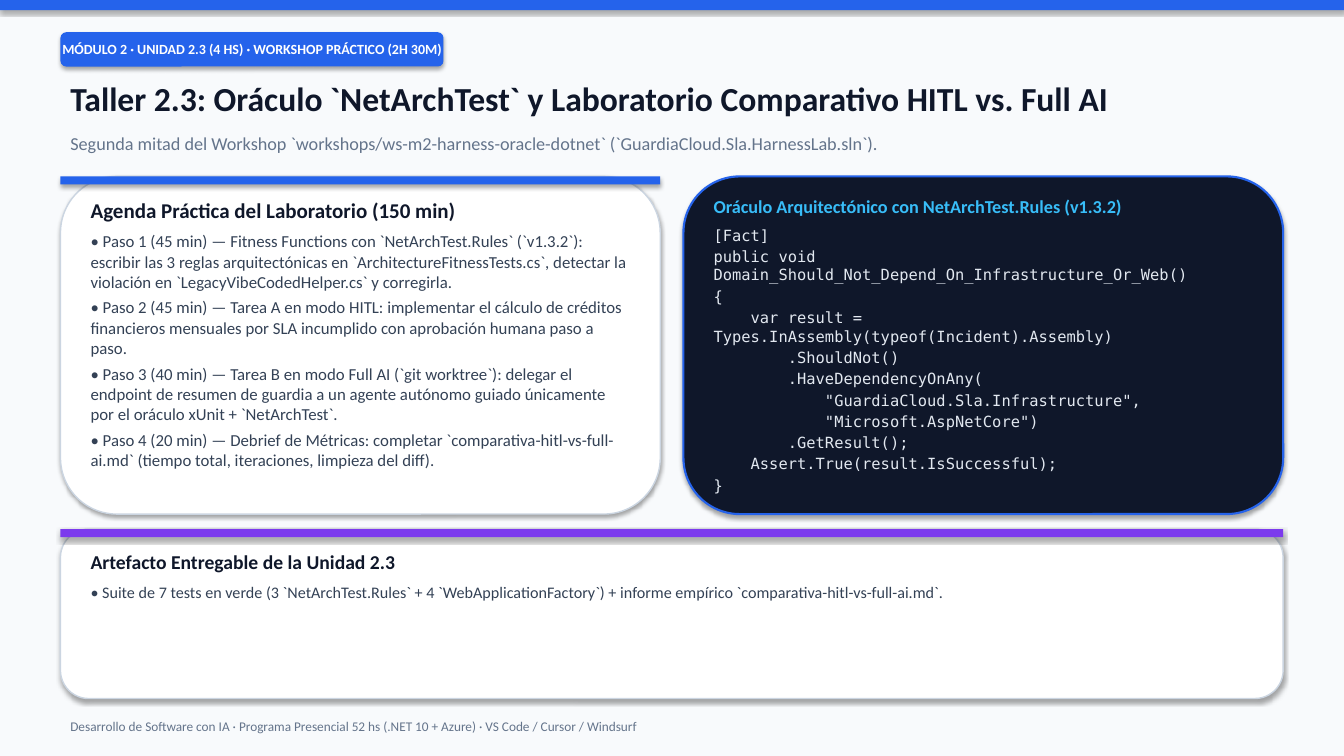
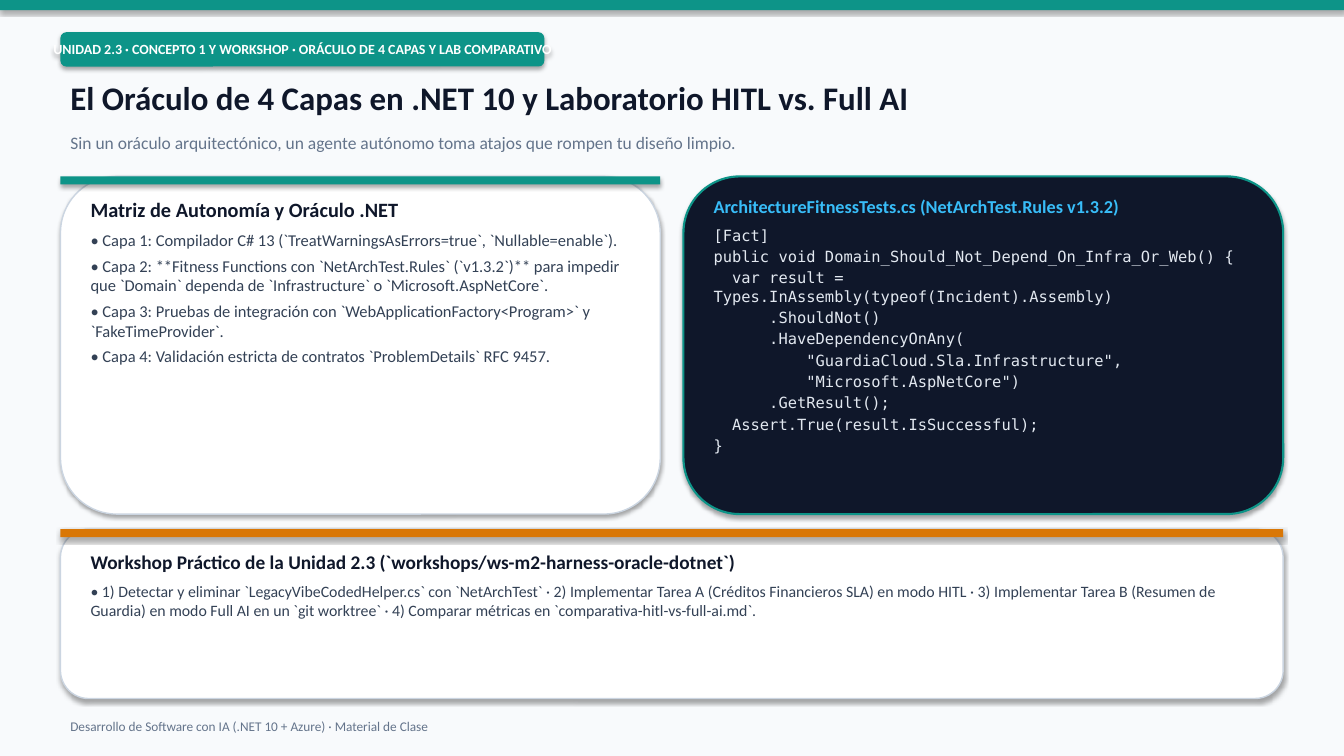
Before and after one commit to fabzter/curso_ai, a slide deck: slide 31 of curriculum/2026-11-03_curso-completo-desarrollo-sw-con-ia.pptx (slide 21 before the commit). Drawn at 1344x756 pixels with LibreOffice and Linux fonts; fonts in the diff are those of the drawing. Boxes give left, top, right and bottom in pixels: in the first picture for what was removed or moved away, otherwise in the second. Text is boxed around its words. In the diff, an @@ line names an element or a change of style, - is before the commit and + after.

```diff
--- a/curriculum/2026-11-03_curso-completo-desarrollo-sw-con-ia.pptx
+++ b/curriculum/2026-11-03_curso-completo-desarrollo-sw-con-ia.pptx
@@ fill #2563EB to #0D9488 in 3 elements at [0,0,1344,10], [60,176,660,185], [60,32,544,67] @@
@@ text in rounded rectangle at [53,43,551,59]: text changed @@
-MÓDULO 2 · UNIDAD 2.3 (4 HS) · WORKSHOP PRÁCTICO (2H 30M)
+UNIDAD 2.3 · CONCEPTO 1 Y WORKSHOP · ORÁCULO DE 4 CAPAS Y LAB COMPARATIVO
@@ rounded rectangle "UNIDAD 2.3 · CONCEPTO 1 ...": place and size @@
-rounded rectangle "UNIDAD 2.3 · CONCEPTO 1 ..." at [60,32,444,67]
+rounded rectangle "UNIDAD 2.3 · CONCEPTO 1 ..." at [60,32,544,67]
@@ text at [70,87,908,116]: text changed; size 24 to 23.5 pt @@
-Taller 2.3: Oráculo `NetArchTest` y Laboratorio Comparativo HITL vs. Full AI
+El Oráculo de 4 Capas en .NET 10 y Laboratorio HITL vs. Full AI
@@ text at [70,137,736,152]: text changed; size 13 to 12.5 pt @@
-Segunda mitad del Workshop `workshops/ws-m2-harness-oracle-dotnet` (`GuardiaCloud.Sla.HarnessLab.sln`).
+Sin un oráculo arquitectónico, un agente autónomo toma atajos que rompen tu diseño limpio.
@@ rounded rectangle at [684,176,1284,514]: outline #2563EB 1.5 pt to #0D9488 1.5 pt @@
@@ text at [91,202,619,365]: text changed; size 12 to 11.8 pt @@
-Agenda Práctica del Laboratorio (150 min)
-• Paso 1 (45 min) — Fitness Functions con `NetArchTest.Rules` (`v1.3.2`): escribir las 3 reglas arquitectónicas en `ArchitectureFitnessTests.cs`, detectar la violación en `LegacyVibeCodedHelper.cs` y corregirla.
-• Paso 2 (45 min) — Tarea A en modo HITL: implementar el cálculo de créditos financieros mensuales por SLA incumplido con aprobación humana paso a paso.
-• Paso 3 (40 min) — Tarea B en modo Full AI (`git worktree`): delegar el endpoint de resumen de guardia a un agente autónomo guiado únicamente por el oráculo xUnit + `NetArchTest`.
-• Paso 4 (20 min) — Debrief de Métricas: completar `comparativa-hitl-vs-full-ai.md` (tiempo total, iteraciones, limpieza del diff).
+Matriz de Autonomía y Oráculo .NET
+• Capa 1: Compilador C# 13 (`TreatWarningsAsErrors=true`, `Nullable=enable`).
+• Capa 2: **Fitness Functions con `NetArchTest.Rules` (`v1.3.2`)** para impedir que `Domain` dependa de `Infrastructure` o `Microsoft.AspNetCore`.
+• Capa 3: Pruebas de integración con `WebApplicationFactory<Program>` y `FakeTimeProvider`.
+• Capa 4: Validación estricta de contratos `ProblemDetails` RFC 9457.
@@ text at [714,199,1119,216]: text changed @@
-Oráculo Arquitectónico con NetArchTest.Rules (v1.3.2)
+ArchitectureFitnessTests.cs (NetArchTest.Rules v1.3.2)
@@ text at [714,250,1215,266]: text changed @@
-public void Domain_Should_Not_Depend_On_Infrastructure_Or_Web()
-{
+public void Domain_Should_Not_Depend_On_Infra_Or_Web() {
@@ rectangle at [60,529,1284,537]: fill #7C3AED to #D97706 @@
@@ text at [91,555,1215,619]: text changed; size 11.5 to 11.3 pt @@
-Artefacto Entregable de la Unidad 2.3
-• Suite de 7 tests en verde (3 `NetArchTest.Rules` + 4 `WebApplicationFactory`) + informe empírico `comparativa-hitl-vs-full-ai.md`.
+Workshop Práctico de la Unidad 2.3 (`workshops/ws-m2-harness-oracle-dotnet`)
+• 1) Detectar y eliminar `LegacyVibeCodedHelper.cs` con `NetArchTest` · 2) Implementar Tarea A (Créditos Financieros SLA) en modo HITL · 3) Implementar Tarea B (Resumen de Guardia) en modo Full AI en un `git worktree` · 4) Comparar métricas en `comparativa-hitl-vs-full-ai.md`.
@@ text at [70,721,428,733]: text changed @@
-Desarrollo de Software con IA · Programa Presencial 52 hs (.NET 10 + Azure) · VS Code / Cursor / Windsurf
+Desarrollo de Software con IA (.NET 10 + Azure) · Material de Clase
```
Also in this commit, not shown: 14 other slides changed, 21 slides added, 14 slides removed, 33 other files.
